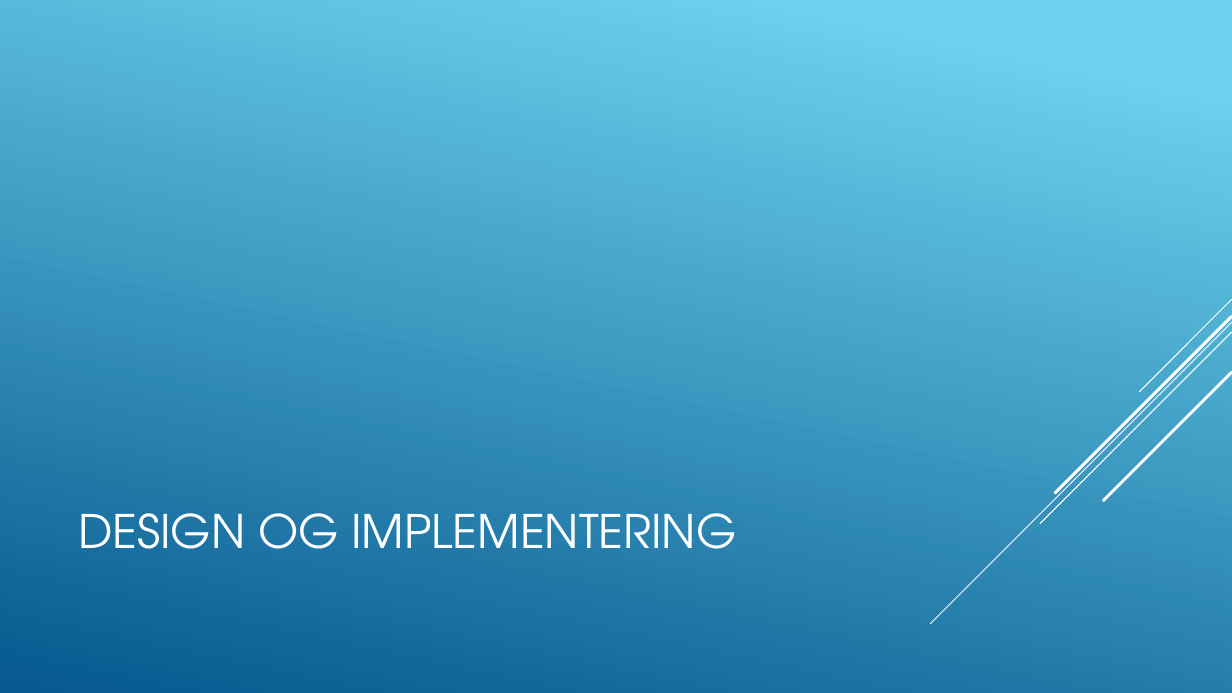
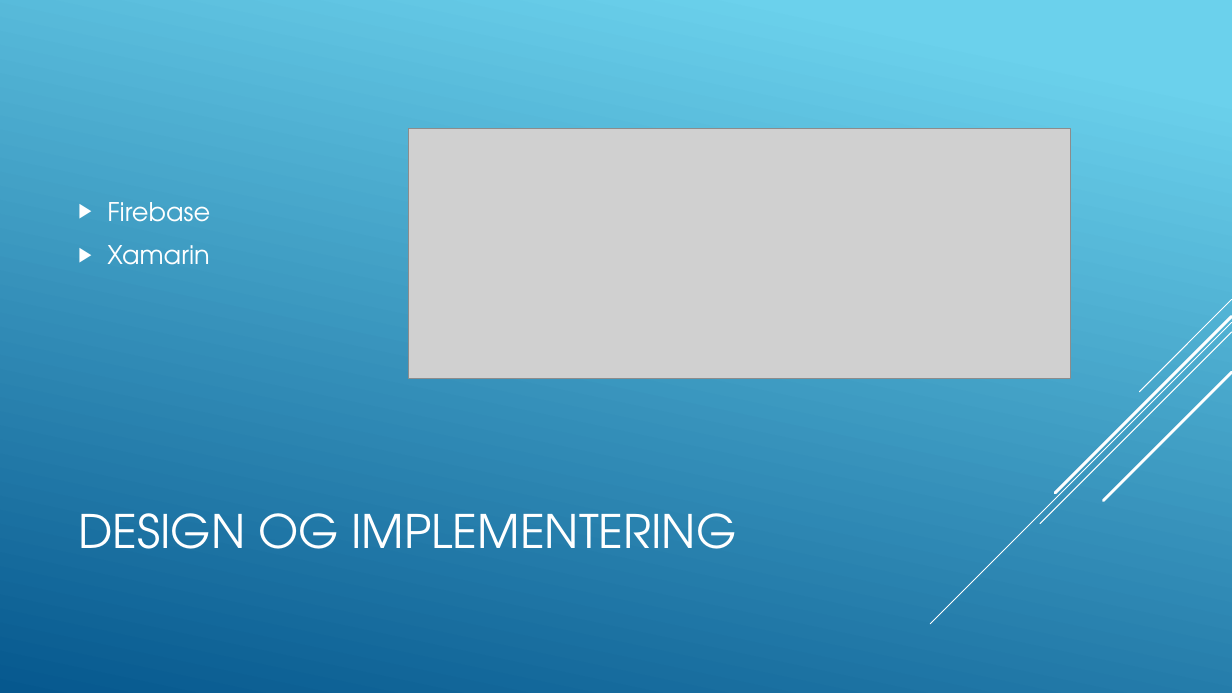
Before and after one commit to Msknudsen/Bachelor-TilsynRamboell-, a slide deck: slide 6 of Bachelor Præsentation.pptx (slide 5 before the commit). Drawn at 1232x693 pixels with LibreOffice and Linux fonts; fonts in the diff are those of the drawing; grey boxes stand for pictures. Boxes give left, top, right and bottom in pixels: in the first picture for what was removed or moved away, otherwise in the second. Text is boxed around its words. In the diff, an @@ line names an element or a change of style, - is before the commit and + after.

```diff
--- a/Bachelor Præsentation.pptx
+++ b/Bachelor Præsentation.pptx
@@ picture added at <box>409,128,1070,379</box> @@
@@ text added at <box>107,202,210,265</box>, 20 pt, text #FFFFFF @@
+▶ Firebase
+▶ Xamarin
```
Also in this commit, not shown: 4 other slides changed, 3 slides added, 1 slide removed.
